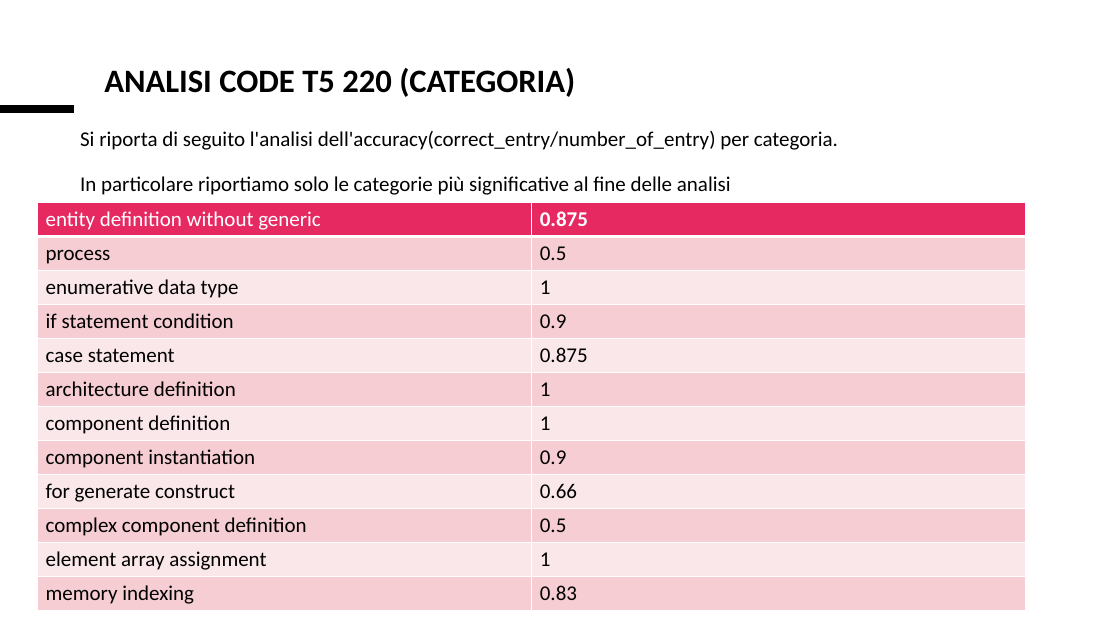
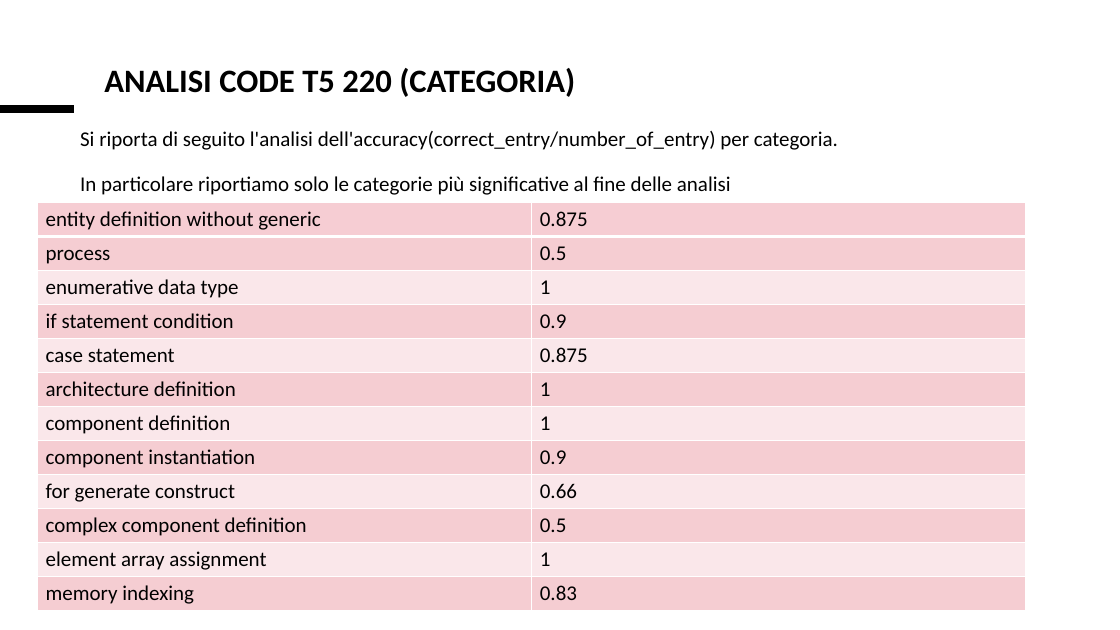
Before and after one commit to Simpronic/Tesi_Generatore_VHDL, a slide deck: slide 12 of altro/Presentazione_risultati.pptx. Drawn at 1120x630 pixels with LibreOffice and Linux fonts; fonts in the diff are those of the drawing. Boxes give left, top, right and bottom in pixels: in the first picture for what was removed or moved away, otherwise in the second. Text is boxed around its words. In the diff, an @@ line names an element or a change of style, - is before the commit and + after.

Commit message:
Aggiunta analisi di correlazione globale, modificata la presentazione, modificati i requirements

```diff
--- a/altro/Presentazione_risultati.pptx
+++ b/altro/Presentazione_risultati.pptx
@@ table at (37,202,1025,611) @@
@@ fill #E72962 to #F6CDD3 in row 1 @@
@@ text colour #FFFFFF to #000000 in "entity definition without generic", "0.875" @@
@@ bold off in "0.875" @@
```
Also in this commit, not shown: 6 other slides changed, 3 other files.
